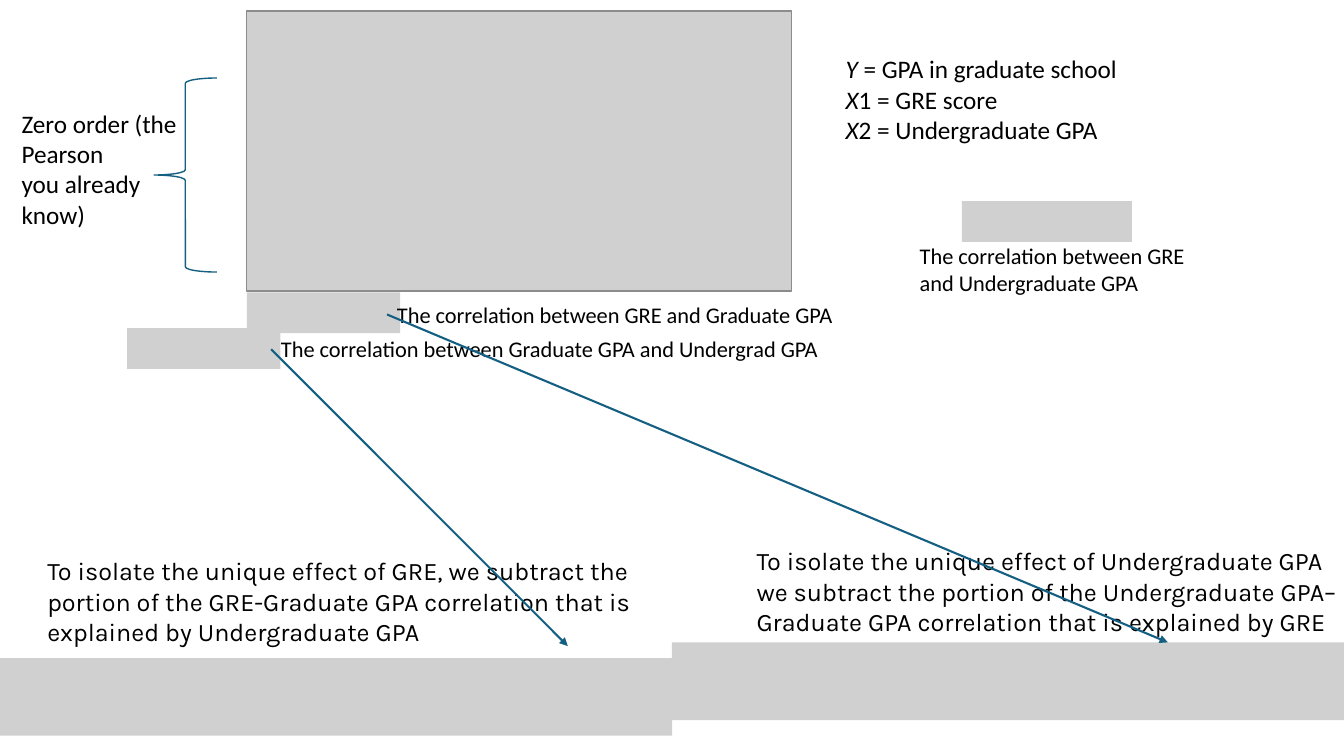
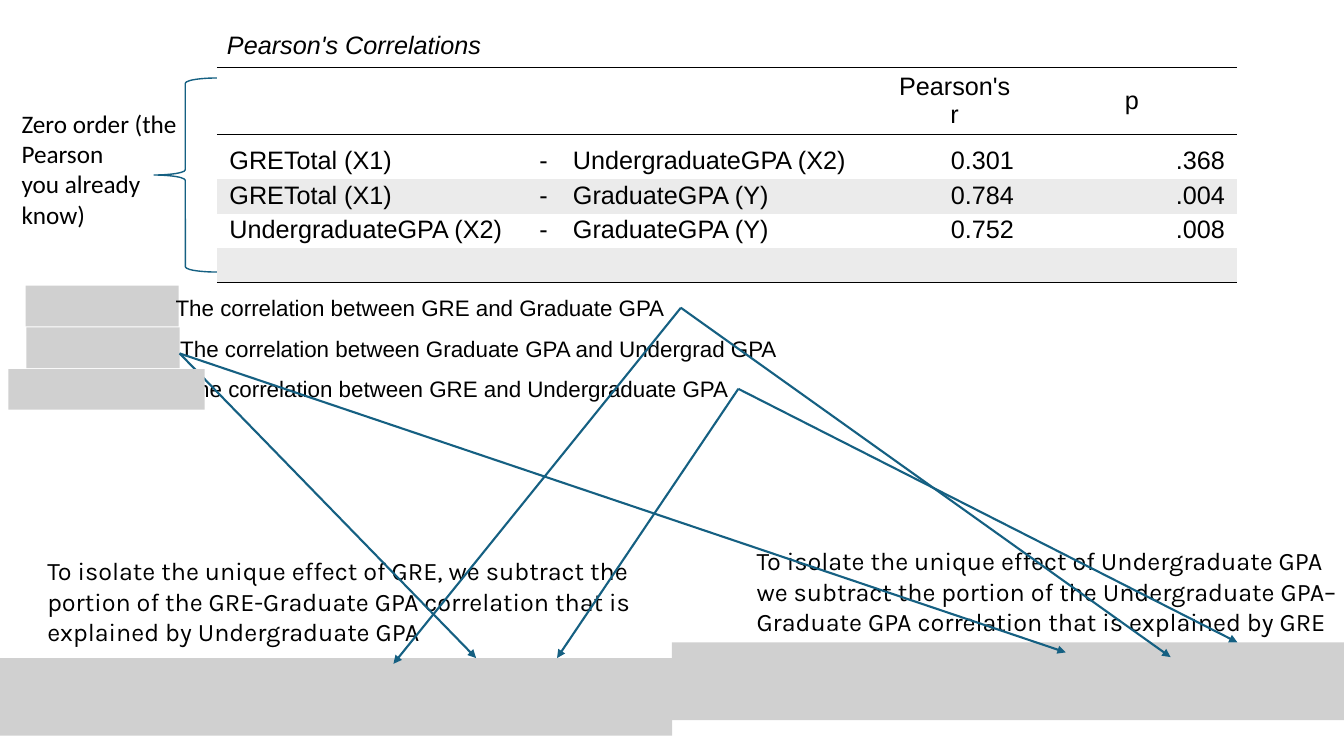
Before and after one commit to issues-osu/statsii-spring2026, a slide deck: slide 45 of slides/Effect_Sizes/Effect Size, Confidence Intervals, and Diagnostic.pptx (slide 23 before the commit). Drawn at 1344x756 pixels with LibreOffice and Linux fonts; fonts in the diff are those of the drawing; grey boxes stand for pictures. Boxes give left, top, right and bottom in pixels: in the first picture for what was removed or moved away, otherwise in the second. Text is boxed around its words. In the diff, an @@ line names an element or a change of style, - is before the commit and + after.

```diff
--- a/slides/Effect_Sizes/Effect Size, Confidence Intervals, and Diagnostic.pptx
+++ b/slides/Effect_Sizes/Effect Size, Confidence Intervals, and Diagnostic.pptx
@@ table added at (217, 25, 1237, 283), 6 rows, 5 columns @@
+Pearson's Correlations |  |  |  | 
+ |  |  | Pearson's r | p
+GRETotal (X1) | - | UndergraduateGPA (X2) | 0.301 | .368
+GRETotal (X1) | - | GraduateGPA (Y) | 0.784 | .004
+UndergraduateGPA (X2) | - | GraduateGPA (Y) | 0.752 | .008
+ |  |  |  | 
@@ picture removed at (247, 11, 792, 291) @@
@@ text removed at (846, 60, 1117, 144) @@
-Y = GPA in graduate school
-X1 = GRE score
-X2 = Undergraduate GPA
@@ picture removed at (962, 202, 1132, 242) @@
@@ picture added at (25, 285, 178, 326) @@
@@ text "The correlation between GRE and ..." at (176, 298, 664, 321): font Calibri to Arial @@
@@ text "The correlation between GRE and ...": place and size @@
-text "The correlation between GRE and ..." at (397, 304, 832, 329)
+text "The correlation between GRE and ..." at (176, 298, 664, 321)
@@ picture removed at (247, 292, 400, 333) @@
@@ picture: place and size @@
-picture at (127, 329, 280, 369)
+picture at (26, 328, 179, 368)
@@ arrow added from (681, 308) to (393, 664), #156082 1.5 pt @@
@@ arrow moved from (387, 315) - (1169, 642) to (681, 308) - (1171, 657) @@
@@ text "The correlation between Graduate GPA ...": place and size @@
-text "The correlation between Graduate GPA ..." at (281, 339, 818, 364)
+text "The correlation between Graduate GPA ..." at (180, 339, 776, 362)
@@ text "The correlation between Graduate GPA ..." at (180, 339, 776, 362): font Calibri to Arial @@
@@ arrow moved from (271, 350) - (568, 646) to (179, 354) - (476, 658) @@
@@ arrow added from (179, 354) to (1066, 652), #156082 1.5 pt @@
@@ picture added at (8, 369, 205, 409) @@
@@ text "The correlation between GRE and ...": place and size @@
-text "The correlation between GRE and ..." at (920, 248, 1184, 295)
+text "The correlation between GRE and ..." at (184, 379, 729, 402)
@@ text "The correlation between GRE and ..." at (184, 379, 729, 402): font Calibri to Arial; alignment left to right @@
@@ arrow added from (738, 389) to (558, 658), #156082 1.5 pt @@
@@ arrow added from (738, 389) to (1238, 642), #156082 1.5 pt @@
```
Also in this commit, not shown: 51 other slides changed, 37 slides added, 32 slides removed, 7 other files.
